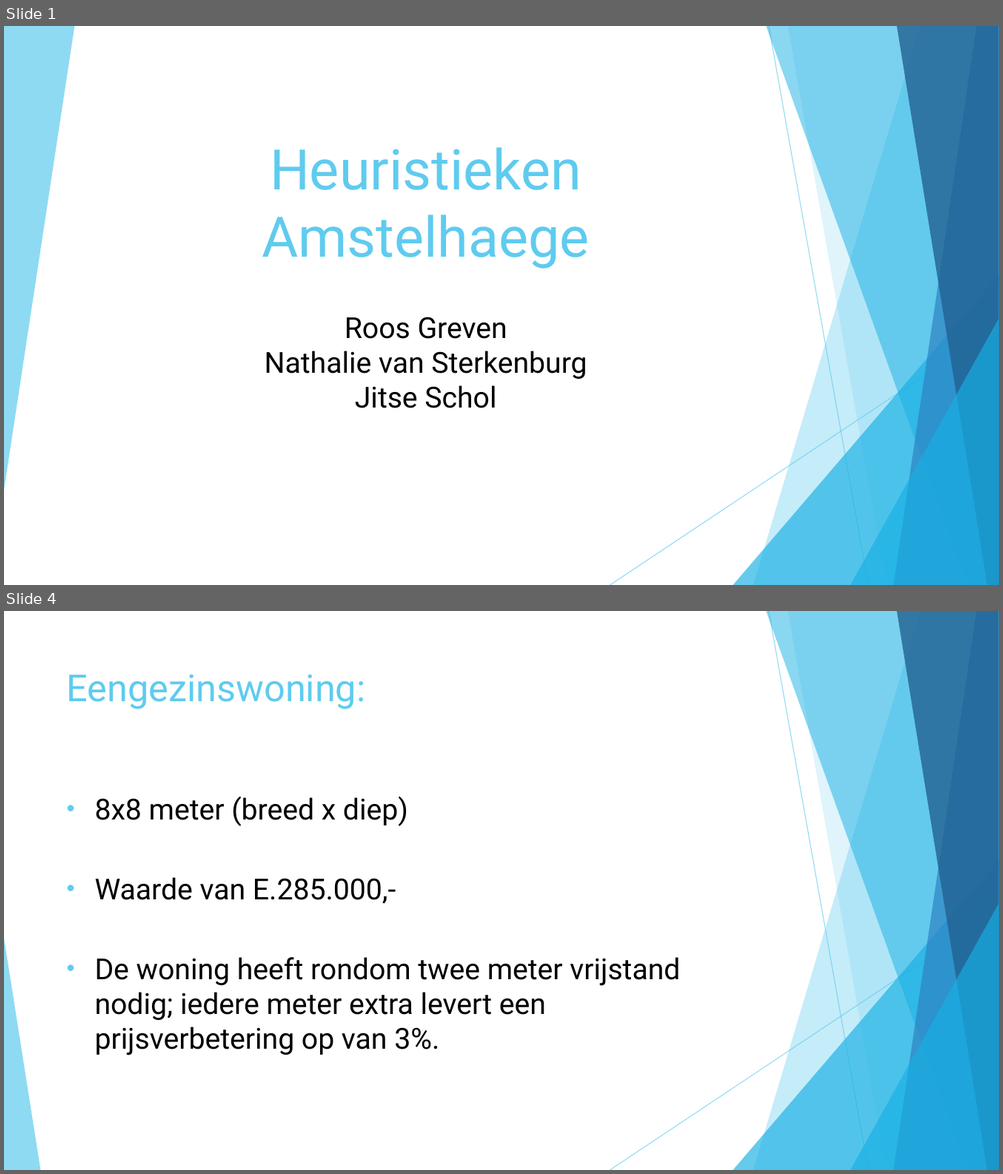
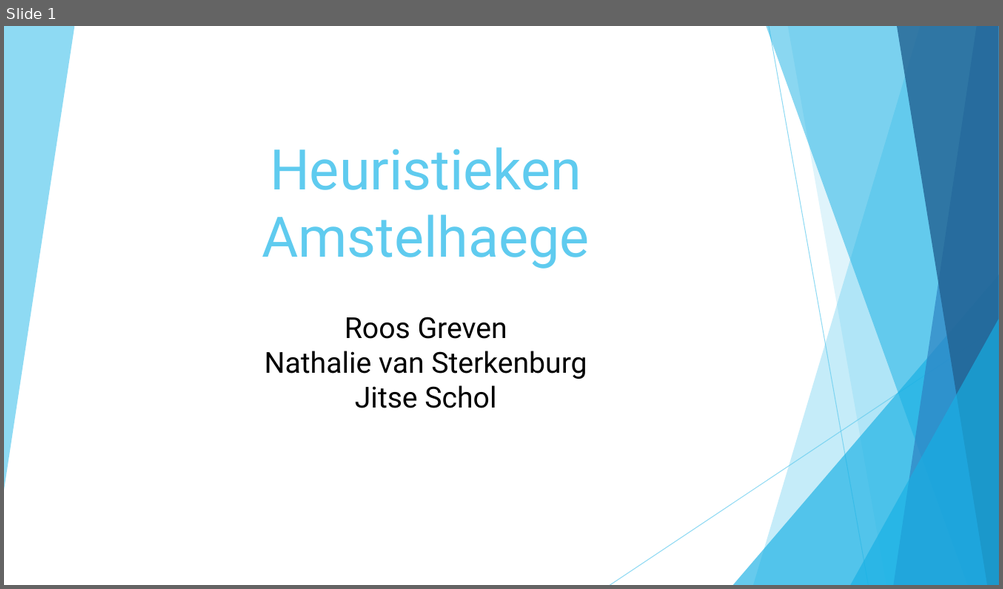
Before and after one commit to roosgreven/Heuristieken, a slide deck: files/presentatie heuristieken.pptx. Shown one above the other, each under a label of ours: slides 1 and 4 before the commit, slide 1 after it; the slides between them are not shown. The pictures are 1003x1174 and 1003x589 pixels, drawn with LibreOffice and Linux fonts; fonts in the diff are those of the drawing. Boxes give left, top, right and bottom in pixels: in the first picture for what was removed or moved away, otherwise in the second. Text is boxed around its words. In the diff, an @@ line names an element or a change of style, - is before the commit and + after.

```diff
--- a/files/presentatie heuristieken.pptx
+++ b/files/presentatie heuristieken.pptx
@@ slide 4 removed at (4, 611, 999, 1170), background #FFFFFF; not listed: 9 template elements that a slide beside it also shows @@
@@ title removed at (67, 674, 366, 709) @@
-Eengezinswoning:
@@ text removed at (95, 797, 680, 1056) @@
-• 8x8 meter (breed x diep)
-• Waarde van E.285.000,-
-• De woning heeft rondom twee meter vrijstand
-  nodig; iedere meter extra levert een prijsverbetering op van 3%.
@@ triangle removed at (4, 939, 40, 1170) @@
```
Also in this commit, not shown: 2 slides changed, 4 slides added, 7 other slides removed, 8 other files.
